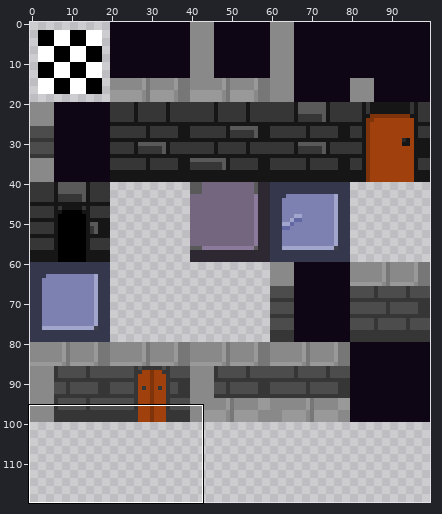
Sprite sheet: tilesets/tls_t_wall_tiles/output_tileset.png. Above, an overview of the earlier version with the close-up marked.
Close-up. Before the edit:
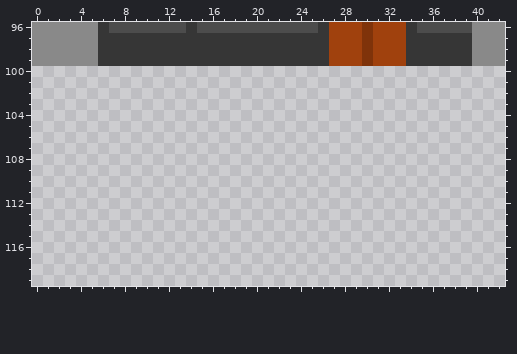
The file is 100x120 pixels. Colours within 5 levels of each other are drawn and written as one. Shown: x 0..42, y 96..119. The commit also changed other parts of the picture, which this record leaves out.
The result:
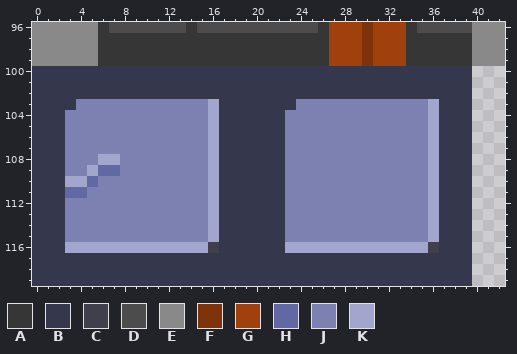
Palette (. is transparent): A #363636  B #35374c  C #3f404b  D #4c4c4c  E #898989  F #7f330a  G #a0410d  H #6168a3  J #7c81b2  K #a3a6cc
Changes in this commit:
{"y":100,"x":0,"old":"........................................","new":"BBBBBBBBBBBBBBBBBBBBBBBBBBBBBBBBBBBBBBBB"}
{"y":101,"x":0,"old":"........................................","new":"BBBBBBBBBBBBBBBBBBBBBBBBBBBBBBBBBBBBBBBB"}
{"y":102,"x":0,"old":"........................................","new":"BBBBBBBBBBBBBBBBBBBBBBBBBBBBBBBBBBBBBBBB"}
{"y":103,"x":0,"old":"........................................","new":"BBBBJJJJJJJJJJJJKBBBBBBBJJJJJJJJJJJJKBBB"}
{"y":104,"x":0,"old":"........................................","new":"BBBJJJJJJJJJJJJJKBBBBBBJJJJJJJJJJJJJKBBB"}
{"y":105,"x":0,"old":"........................................","new":"BBBJJJJJJJJJJJJJKBBBBBBJJJJJJJJJJJJJKBBB"}
{"y":106,"x":0,"old":"........................................","new":"BBBJJJJJJJJJJJJJKBBBBBBJJJJJJJJJJJJJKBBB"}
{"y":107,"x":0,"old":"........................................","new":"BBBJJJJJJJJJJJJJKBBBBBBJJJJJJJJJJJJJKBBB"}
{"y":108,"x":0,"old":"........................................","new":"BBBJJJKKJJJJJJJJKBBBBBBJJJJJJJJJJJJJKBBB"}
{"y":109,"x":0,"old":"........................................","new":"BBBJJKHHJJJJJJJJKBBBBBBJJJJJJJJJJJJJKBBB"}
{"y":110,"x":0,"old":"........................................","new":"BBBKKHJJJJJJJJJJKBBBBBBJJJJJJJJJJJJJKBBB"}
{"y":111,"x":0,"old":"........................................","new":"BBBHHJJJJJJJJJJJKBBBBBBJJJJJJJJJJJJJKBBB"}
{"y":112,"x":0,"old":"........................................","new":"BBBJJJJJJJJJJJJJKBBBBBBJJJJJJJJJJJJJKBBB"}
{"y":113,"x":0,"old":"........................................","new":"BBBJJJJJJJJJJJJJKBBBBBBJJJJJJJJJJJJJKBBB"}
{"y":114,"x":0,"old":"........................................","new":"BBBJJJJJJJJJJJJJKBBBBBBJJJJJJJJJJJJJKBBB"}
{"y":115,"x":0,"old":"........................................","new":"BBBJJJJJJJJJJJJJKBBBBBBJJJJJJJJJJJJJKBBB"}
{"y":116,"x":0,"old":"........................................","new":"BBBKKKKKKKKKKKKKCBBBBBBKKKKKKKKKKKKKCBBB"}
{"y":117,"x":0,"old":"........................................","new":"BBBBBBBBBBBBBBBBBBBBBBBBBBBBBBBBBBBBBBBB"}
{"y":118,"x":0,"old":"........................................","new":"BBBBBBBBBBBBBBBBBBBBBBBBBBBBBBBBBBBBBBBB"}
{"y":119,"x":0,"old":"........................................","new":"BBBBBBBBBBBBBBBBBBBBBBBBBBBBBBBBBBBBBBBB"}
{"label":"added","picture_box":[32,66,472,286]}
